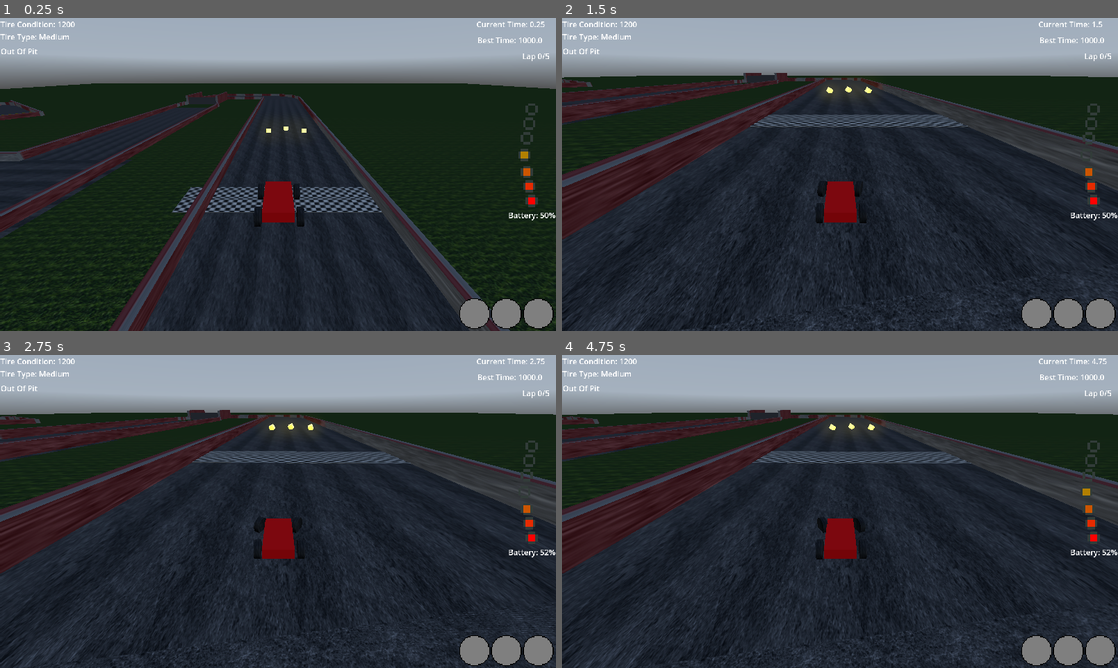
Above: before the commit, frames 1-4 (two rows, left to right).
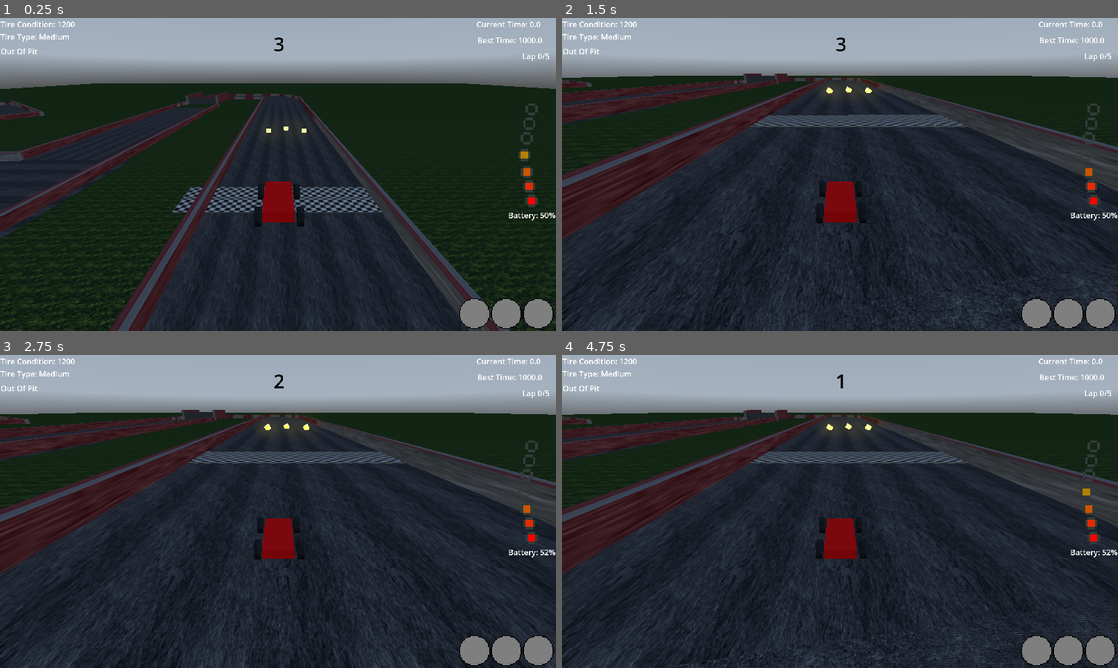
Above: after the commit, the same moments.

Repository: USERDOT1/partyRacers
Game: Godot game, scene res://basic_track.tscn
Same seed, same stepped clock (60 frames per second), same inputs: the game is played once before the commit and once after it. A sky picture missing from this copy of the repository is replaced by a grey-blue gradient.
Inputs:
- Up to frame 1 (0.25 s): no input
- Up to frame 2 (1.5 s): hold D (turnRight) 0.53-1.28 s; tap S (break) at 0.6 s; tap W (throttle) at 0.8, 1.35 s; hold Down (ChangeBatteryDown) from 1.28 s (still down)
- Up to frame 3 (2.75 s): tap Space (usePowerup) at 1.55, 2.1 s; release Down (ChangeBatteryDown) at 2.03 s; hold D (turnRight) from 2.03 s (still down); tap S (break) at 2.3 s
- Up to frame 4 (4.75 s): release D (turnRight) at 2.78 s; hold Up (ChangeBatteryUp) 2.78-3.53 s; tap R (Flip) at 2.85 s; tap W (throttle) at 3.05, 4.35 s; hold A (turnLeft) from 3.53 s (still down); tap S (break) at 3.6, 4.55 s; tap Space (usePowerup) at 3.8 s; tap Enter at 4.25 s

The runs differ from the first frame. In frame 1, less than 0.1% of the frame differs, in the area x 49-98%, y 1-11%; in frame 2, 0.7%; in frame 3, 3.9%, in the area x 0-100%, y 1-100%; in frame 4, 2.7%.
Error after the commit: Invalid assignment of property or key 'spending' with value of type 'String' on a base object of type 'null instance'. (res://kart/kart.gd:102)

Commit message:
Added Start Countdown and Global Vars
Added a start countdown
Changed the scene structure for Hud
Added Global Vars for cleaner code

Diff:
--- /dev/null
+++ b/GlobalVars.gd
@@ -0,0 +1,5 @@
+extends Node
+
+var hud
+
+var kart
--- a/basic_track.gd
+++ b/basic_track.gd
@@ -1,3 +1,18 @@
 extends Node3D
 @onready var kart = $Kart
 var maxLaps = 5
+
+var raceStart = false
+
+
+func _ready() -> void:
+		$Hud/StartCountdown.text = "3"
+		await get_tree().create_timer(2).timeout
+		$Hud/StartCountdown.text = "2"
+		await get_tree().create_timer(2).timeout
+		$Hud/StartCountdown.text = "1"
+		await get_tree().create_timer(2.5).timeout
+		$Hud/StartCountdown.text = "GO!"
+		raceStart = true
+		await get_tree().create_timer(1.5).timeout
+		$Hud/StartCountdown.text = ""
--- a/basic_track.tscn
+++ b/basic_track.tscn
@@ -1,7 +1,8 @@
-[gd_scene load_steps=68 format=3 uid="uid://jbvvpfdptouy"]
+[gd_scene load_steps=69 format=3 uid="uid://jbvvpfdptouy"]
 
 [ext_resource type="Texture2D" uid="uid://is8rl0ajj4af" path="res://textures/GrassTexture.jpg" id="1_g6n3r"]
 [ext_resource type="Script" uid="uid://cne6r02cif0q6" path="res://basic_track.gd" id="1_kfwyd"]
+[ext_resource type="PackedScene" uid="uid://c3erjqtrfd8ws" path="res://hud.tscn" id="2_3csay"]
 [ext_resource type="Texture2D" uid="uid://dpuastx8oc8gh" path="res://textures/GrassTextureGood.jpg" id="2_kfwyd"]
 [ext_resource type="PackedScene" uid="uid://bney1s5re8mc8" path="res://kart/kart.tscn" id="2_s41hh"]
 [ext_resource type="PackedScene" uid="uid://l2v77imjmpif" path="res://itemBox/item_box.tscn" id="4_adgoi"]
@@ -218,6 +219,8 @@
 [node name="BasicTrack" type="Node3D"]
 script = ExtResource("1_kfwyd")
 
+[node name="Hud" parent="." instance=ExtResource("2_3csay")]
+
 [node name="ItemBoxSpawn" parent="." instance=ExtResource("4_adgoi")]
 transform = Transform3D(1, 0, 0, 0, 1, 0, 0, 0, 1, -0.362298, 1, -8.57478)
 
--- a/hud.gd
+++ b/hud.gd
@@ -2,21 +2,24 @@
 var spending = "balanced"
 
 @onready var kart = get_parent().get_parent()
+func _init() -> void:
+	GlobalVars.hud = self
+
 func _process(delta: float) -> void:
-	if len(get_parent().get_parent().ourItems) > 0:
-		$Item1.animation = get_parent().get_parent().ourItems[0]
+	if len(GlobalVars.kart.ourItems) > 0:
+		$Item1.animation = GlobalVars.kart.ourItems[0]
 	else:
 		$Item1.animation = "Empty"
 		$Item2.animation = "Empty"
 		$Item3.animation = "Empty"
-	if len(get_parent().get_parent().ourItems) > 1:
-		$Item2.animation = get_parent().get_parent().ourItems[1]
+	if len(GlobalVars.kart.ourItems) > 1:
+		$Item2.animation = GlobalVars.kart.ourItems[1]
 		print("gg")
 	else:
 		$Item2.animation = "Empty"
 		$Item3.animation = "Empty"
-	if len(get_parent().get_parent().ourItems) > 2:
-		$Item3.animation = get_parent().get_parent().ourItems[2]
+	if len(GlobalVars.kart.ourItems) > 2:
+		$Item3.animation = GlobalVars.kart.ourItems[2]
 	else:
 		$Item3.animation = "Empty"
 
@@ -37,23 +40,24 @@
 		$Lights.animation = "BigSpend"
 	elif spending == "Ultra Spend":
 		$Lights.animation = "UltraSpend"
-	$Timer.text = "Current Time: " + str(round_place(get_parent().get_parent().timer,3))
-	$BestTime.text = "Best Time: " + str(round_place(get_parent().get_parent().bestTime,3))
+
+	$Timer.text = "Current Time: " + str(round_place(GlobalVars.kart.timer,3))
+	$BestTime.text = "Best Time: " + str(round_place(GlobalVars.kart.bestTime,3))
 
 	#Instead of using a if statement used this cool thing that speaks for itself
-	$ResetText.visible = get_parent().get_parent().flipped
+	$ResetText.visible = GlobalVars.kart.flipped
 
 
 
 
 
-	$Laps.text = "Lap " + str(get_parent().get_parent().laps) + "/" + str(get_parent().get_parent().get_parent().maxLaps)
+	$Laps.text = "Lap " + str(GlobalVars.kart.laps) + "/" + str(get_parent().maxLaps)
 
-	$TireCondition.text = "Tire Condition: " + str(roundi(get_parent().get_parent().tireCondition*1000))
-	$TireType.text = "Tire Type: " + str(get_parent().get_parent().tireType)
-	$BatteryDisplay.text = "Battery: " + str(roundi(get_parent().get_parent().battery*100/get_parent().get_parent().maxBattery)) + "%"
+	$TireCondition.text = "Tire Condition: " + str(roundi(GlobalVars.kart.tireCondition*1000))
+	$TireType.text = "Tire Type: " + str(GlobalVars.kart.tireType)
+	$BatteryDisplay.text = "Battery: " + str(roundi(GlobalVars.kart.battery*100/GlobalVars.kart.maxBattery)) + "%"
 
-	if get_parent().get_parent().inPit:
+	if GlobalVars.kart.inPit:
 		$"Pit Condition".text = "In Pit\n(Use left and right arrows to switch tires)"
 	else:
 		$"Pit Condition".text = "Out Of Pit"
--- a/hud.tscn
+++ b/hud.tscn
@@ -188,6 +188,18 @@
 text = "In Pit
 (Use left and right arrows to switch tires)"
 
+[node name="StartCountdown" type="Label" parent="."]
+layout_mode = 0
+offset_left = 522.0
+offset_top = 23.0
+offset_right = 633.0
+offset_bottom = 83.0
+theme_override_colors/font_color = Color(0, 0, 0, 1)
+theme_override_font_sizes/font_size = 40
+text = "3"
+horizontal_alignment = 1
+vertical_alignment = 1
+
 [node name="Lights" type="AnimatedSprite2D" parent="."]
 position = Vector2(1094, 283)
 scale = Vector2(5, 5)
--- a/kart/kart.gd
+++ b/kart/kart.gd
@@ -22,7 +22,9 @@
 var spendingIndex = 3
 var spendingType = spendingList[spendingIndex]
 
-var can_accelerate = true
+var phazed = false
+
+
 
 var bonus = 1
 
@@ -53,9 +55,12 @@
 
 var boostPower = 500
 var phaseDistance = 30
+func _init() -> void:
+	GlobalVars.kart = self
 func _ready() -> void:
+
 	tireType = tireList[tireIndex]
-	$Camera3D/Hud.spending = spendingType
+	GlobalVars.hud.spending = spendingType
 	#Setting wheel friction to a variable
 	$FrontLeft.wheel_friction_slip = kartBaseFriction
 	$FrontRight.wheel_friction_slip = kartBaseFriction
@@ -74,9 +79,9 @@
 	if Input.is_action_just_pressed("usePowerup"):
 		pass
 	spendingType = spendingList[spendingIndex]#Updates spendingtype every frame
-	$Camera3D/Hud.spending = spendingType
+	GlobalVars.hud.spending = spendingType
 	# If we are in the track, increase the timer
-	if inTrack:
+	if inTrack and get_parent().raceStart:
 		timer += delta
 
 	#Hotkeys for Changing Battery
@@ -136,10 +141,11 @@
 	#Clamp battery
 	battery = clamp(battery,0,maxBattery)
 
-	if can_accelerate:
-		#Steering based on the tireCondition, maxing out at maxSteering
-		steering = move_toward(steering,Input.get_axis("turnRight","turnLeft") * maxSteering, delta * turnSpeed * tireCondition)
-		engine_force = Input.get_axis("break","throttle") * (baseEnginePower)* bonus
+	if get_parent().raceStart:
+		if not phazed:
+			#Steering based on the tireCondition, maxing out at maxSteering
+			steering = move_toward(steering,Input.get_axis("turnRight","turnLeft") * maxSteering, delta * turnSpeed * tireCondition)
+			engine_force = Input.get_axis("break","throttle") * (baseEnginePower)* bonus
 
 
 	# Degrading tire condition based on above variables
@@ -203,13 +209,13 @@
 			# wait 2 seconds
 
 			visible = false
-			can_accelerate = false
+			phazed = false
 			$AudioStreamPlayer3D.play()
 			await get_tree().create_timer(.15).timeout
 			global_position += playerDirectionF * phaseDistance
 
 			await get_tree().create_timer(.25).timeout
-			can_accelerate = true
+			phazed = true
 			visible = true
 		ourItems.remove_at(0)
 
--- a/kart/kart.tscn
+++ b/kart/kart.tscn
@@ -1,9 +1,8 @@
-[gd_scene load_steps=19 format=3 uid="uid://bney1s5re8mc8"]
+[gd_scene load_steps=18 format=3 uid="uid://bney1s5re8mc8"]
 
 [ext_resource type="Script" uid="uid://4nxtuh37kl6y" path="res://kart/kart.gd" id="1_souiu"]
 [ext_resource type="Texture2D" uid="uid://bm08yb411rgud" path="res://textures/car-tires.png" id="2_co00p"]
 [ext_resource type="Texture2D" uid="uid://bthivhuv27ofu" path="res://textures/Epic_BlueSunset_EquiRect_flat.png" id="3_co00p"]
-[ext_resource type="PackedScene" uid="uid://c3erjqtrfd8ws" path="res://hud.tscn" id="4_bv6v8"]
 [ext_resource type="AudioStream" uid="uid://cn3sto0eew6bm" path="res://teleport.wav" id="5_lt3ne"]
 
 [sub_resource type="StandardMaterial3D" id="StandardMaterial3D_okf4r"]
@@ -122,8 +121,6 @@
 environment = SubResource("Environment_b12jd")
 far = 12000.0
 
-[node name="Hud" parent="Camera3D" instance=ExtResource("4_bv6v8")]
-
 [node name="AudioStreamPlayer3D" type="AudioStreamPlayer3D" parent="."]
 stream = ExtResource("5_lt3ne")
 bus = &"SoundEffects"
--- a/project.godot
+++ b/project.godot
@@ -15,6 +15,10 @@
 run/main_scene="uid://jbvvpfdptouy"
 config/features=PackedStringArray("4.4", "GL Compatibility")
 config/icon="res://icon.svg"
+
+[autoload]
+
+GlobalVars="*res://GlobalVars.gd"
 
 [display]
 
Not shown, added: GlobalVars.gd.uid
